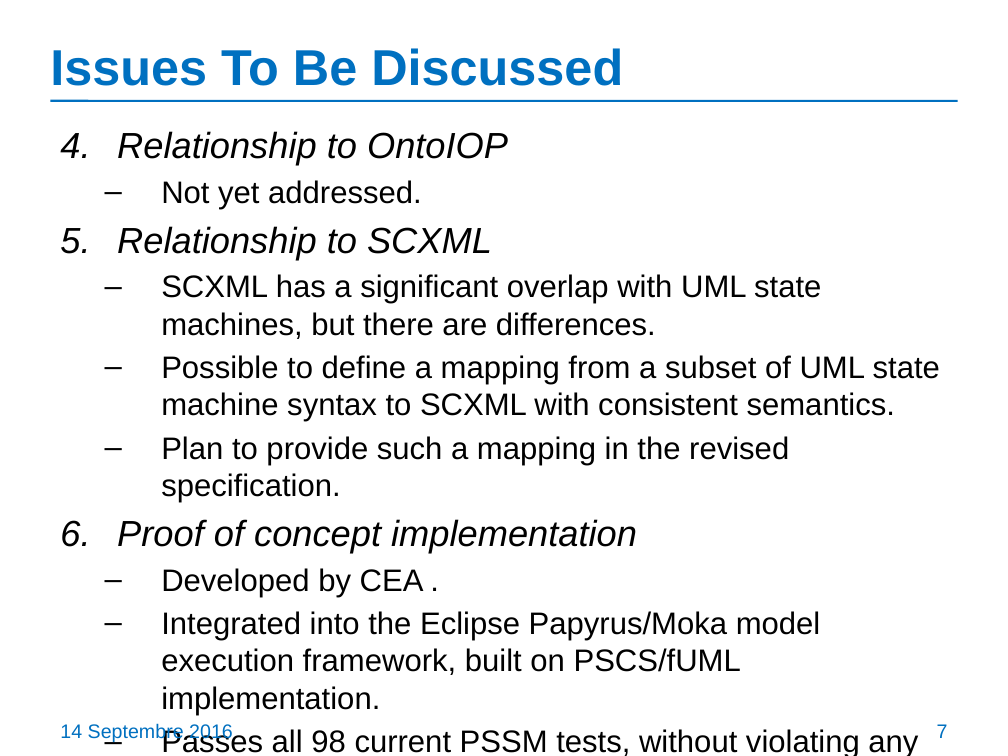
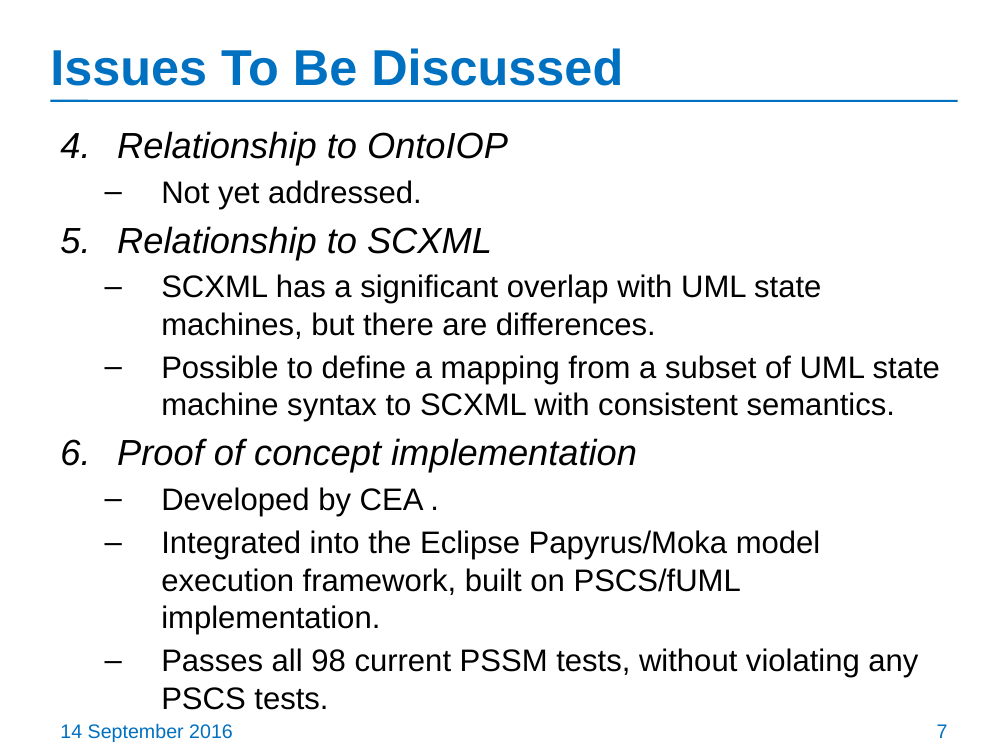
Before and after one commit to ModelDriven/PSSM, a slide deck: slide 7 of Presentations/201609-Chicago-Meeting/PSSM-initial-submission-update.pptx. Drawn at 1008x756 pixels with LibreOffice and Linux fonts; fonts in the diff are those of the drawing. Boxes give left, top, right and bottom in pixels: in the first picture for what was removed or moved away, otherwise in the second. Text is boxed around its words. In the diff, an @@ line names an element or a change of style, - is before the commit and + after.

```diff
--- a/Presentations/201609-Chicago-Meeting/PSSM-initial-submission-update.pptx
+++ b/Presentations/201609-Chicago-Meeting/PSSM-initial-submission-update.pptx
@@ text at (x1=161, y1=436, x2=789, y2=503): paragraph removed @@
-  – Plan to provide such a mapping in the revised specification.
@@ text at (x1=60, y1=723, x2=233, y2=742): text changed @@
-14 Septembre 2016
+14 September 2016
```
Also in this commit, not shown: 74 other slides changed, 2 other files.
